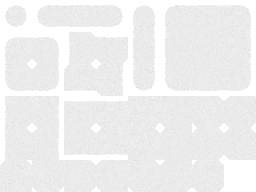
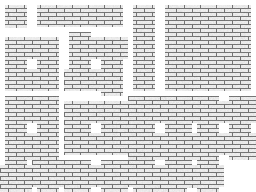
Before/after of a 256×192 layered artwork. What changed in the layer stack:
removed group "Ground" (4 layers) over (0, 5, 256, 192)
removed group "Tile" (2 layers) over (0, 5, 256, 192)
hid "Ground Mask" over (0, 5, 256, 192)
showed "Tile Mask" over (0, 5, 256, 192)
added layer "Floor 2" in group "Textures" over (0, 5, 256, 192)
hid "Texture0" over (0, 5, 256, 192)
